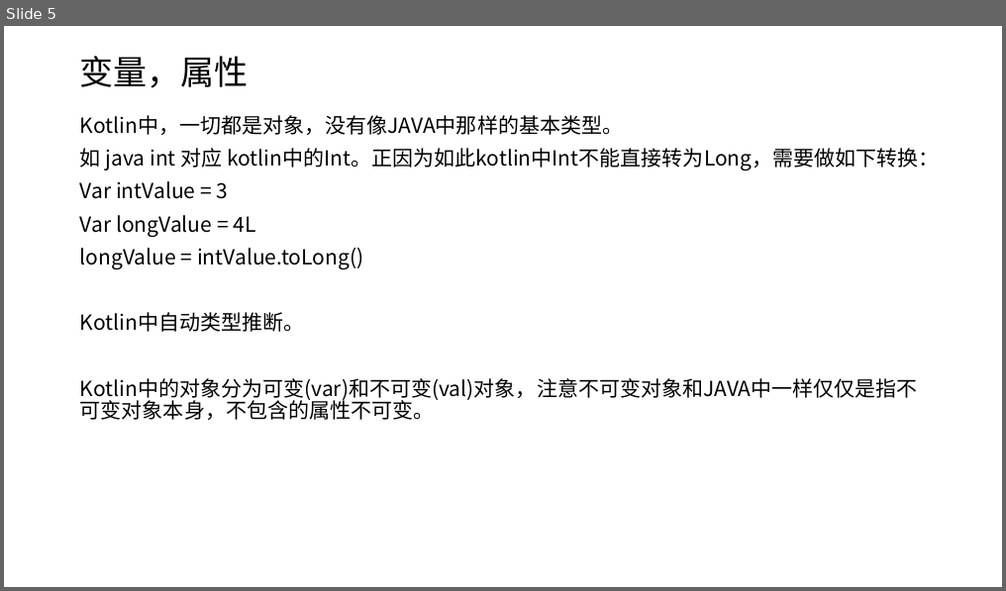
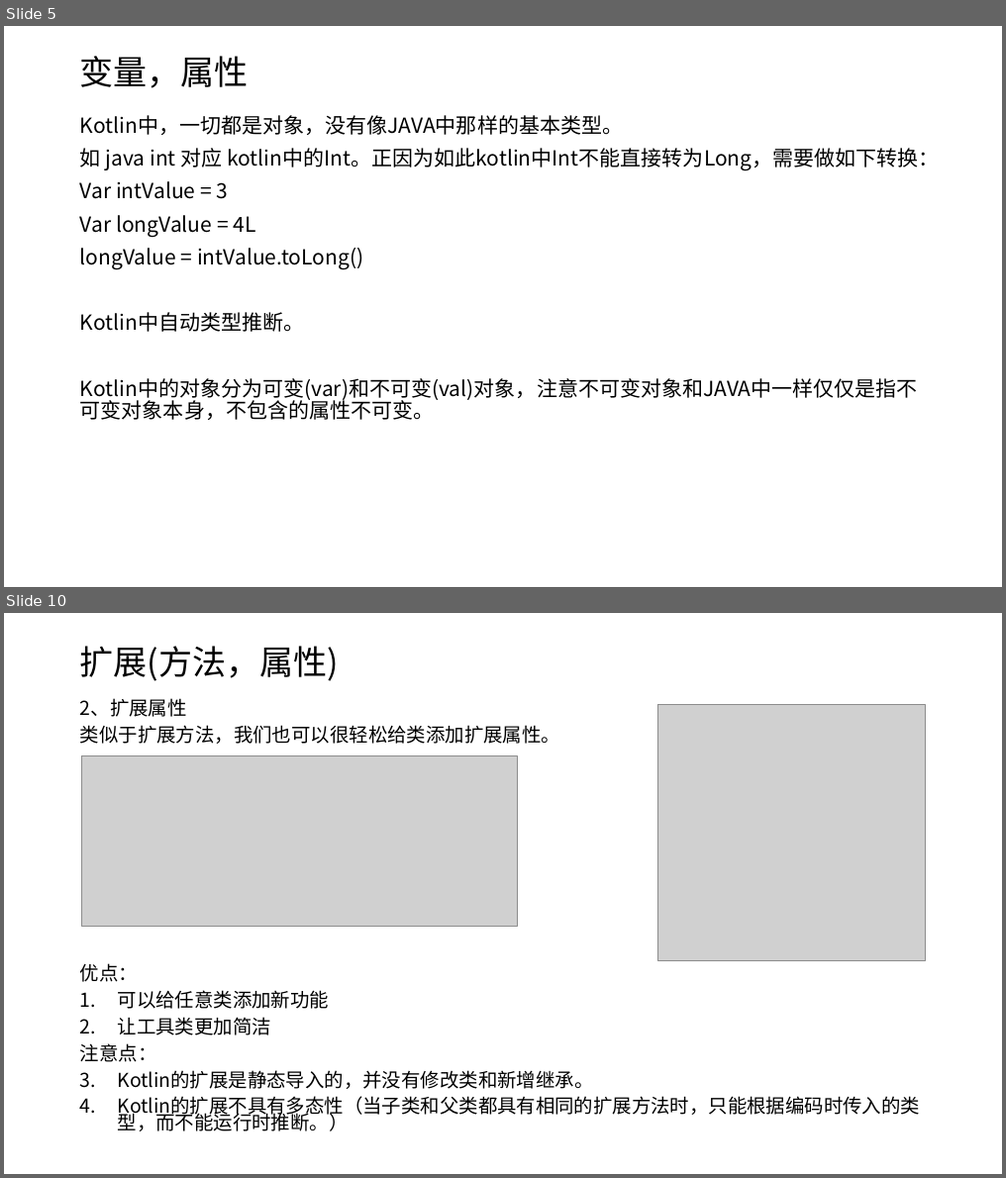
Before and after one commit to shenbibo/KotlinWeather, a slide deck: docs/初探kotlin.pptx. Shown one above the other, each under a label of ours: slide 5 before the commit, slides 5 and 10 after it; the slides between them are not shown. The pictures are 1006x591 and 1006x1178 pixels, drawn with LibreOffice and Linux fonts; fonts in the diff are those of the drawing; grey boxes stand for pictures. Boxes give left, top, right and bottom in pixels: in the first picture for what was removed or moved away, otherwise in the second. Text is boxed around its words. In the diff, an @@ line names an element or a change of style, - is before the commit and + after.

Commit message:
新增扩展函数，数据类讲解内容

```diff
--- a/docs/初探kotlin.pptx
+++ b/docs/初探kotlin.pptx
@@ slide 10 added at [4, 613, 1002, 1174], background #FFFFFF @@
@@ title added at [80, 646, 339, 681], 32.4 pt, text #000000 @@
+扩展(方法，属性)
@@ text added at [80, 698, 921, 1132], 18.5 pt, text #000000 @@
+2、扩展属性
+类似于扩展方法，我们也可以很轻松给类添加扩展属性。
+优点：
+1. 可以给任意类添加新功能
+2. 让工具类更加简洁
+注意点：
+1. Kotlin的扩展是静态导入的，并没有修改类和新增继承。
+2. Kotlin的扩展不具有多态性（当子类和父类都具有相同的扩展方法时，只能根据编码时传入的类型，而不能运行时推断。）
@@ picture added at [657, 705, 925, 961] @@
@@ picture added at [82, 756, 518, 926] @@
```
Also in this commit, not shown: 2 slides changed, 6 other slides added, 3 other files.
